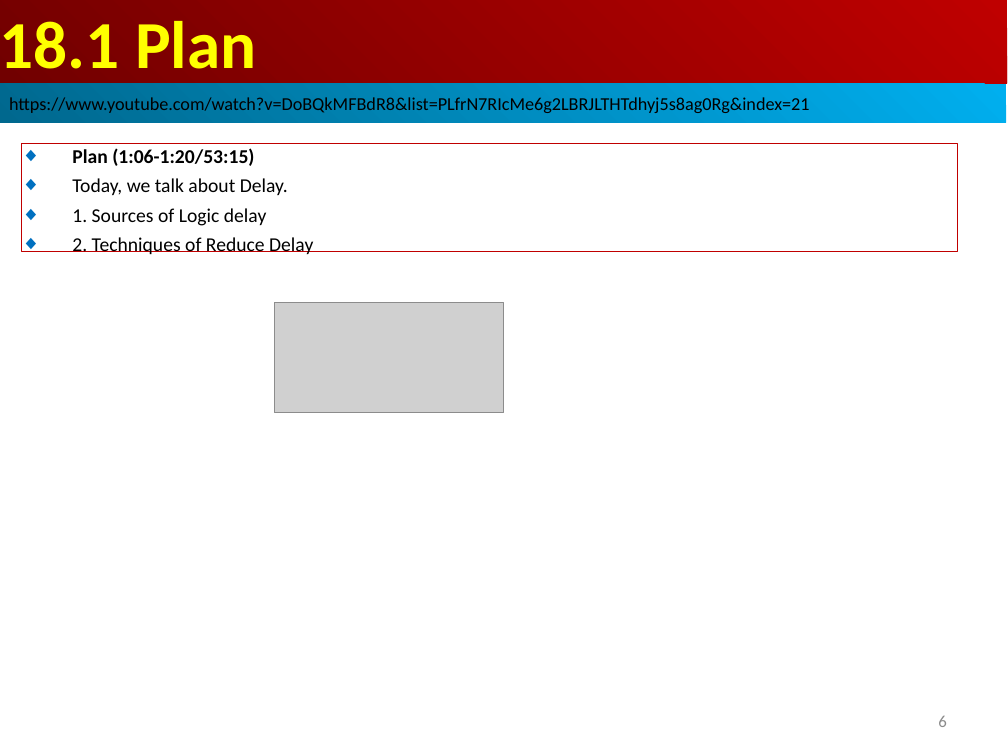
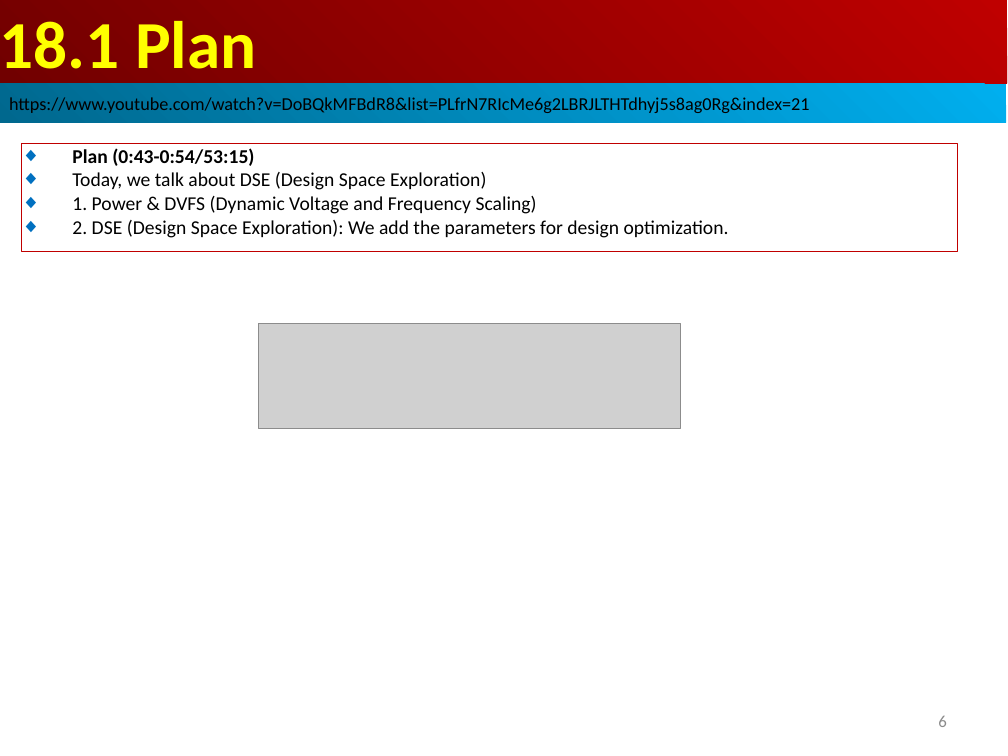
Before and after one commit to peterhchen/AIU_CS800_Chisel, a slide deck: slide 6 of 500_UCSC_HWD/019_DSE/000_Video/019.DSE.ppt. Drawn at 1008x756 pixels with LibreOffice and Linux fonts; fonts in the diff are those of the drawing; grey boxes stand for pictures. Boxes give left, top, right and bottom in pixels: in the first picture for what was removed or moved away, otherwise in the second. Text is boxed around its words. In the diff, an @@ line names an element or a change of style, - is before the commit and + after.

```diff
--- a/500_UCSC_HWD/019_DSE/000_Video/019.DSE.ppt
+++ b/500_UCSC_HWD/019_DSE/000_Video/019.DSE.ppt
@@ text in rectangle at [72,148,729,238]: text changed @@
-◆ Plan (1:06-1:20/53:15)
-◆ Today, we talk about Delay.
-◆ 1. Sources of Logic delay
-◆ 2. Techniques of Reduce Delay
+◆ Plan (0:43-0:54/53:15)
+◆ Today, we talk about DSE (Design Space Exploration)
+◆ 1. Power & DVFS (Dynamic Voltage and Frequency Scaling)
+◆ 2. DSE (Design Space Exploration): We add the parameters for design optimization.
@@ picture: place and size @@
-picture at [274,302,504,412]
+picture at [258,324,680,428]
```
Also in this commit, not shown: 10 other slides changed, 7 slides added, 28 slides removed.
